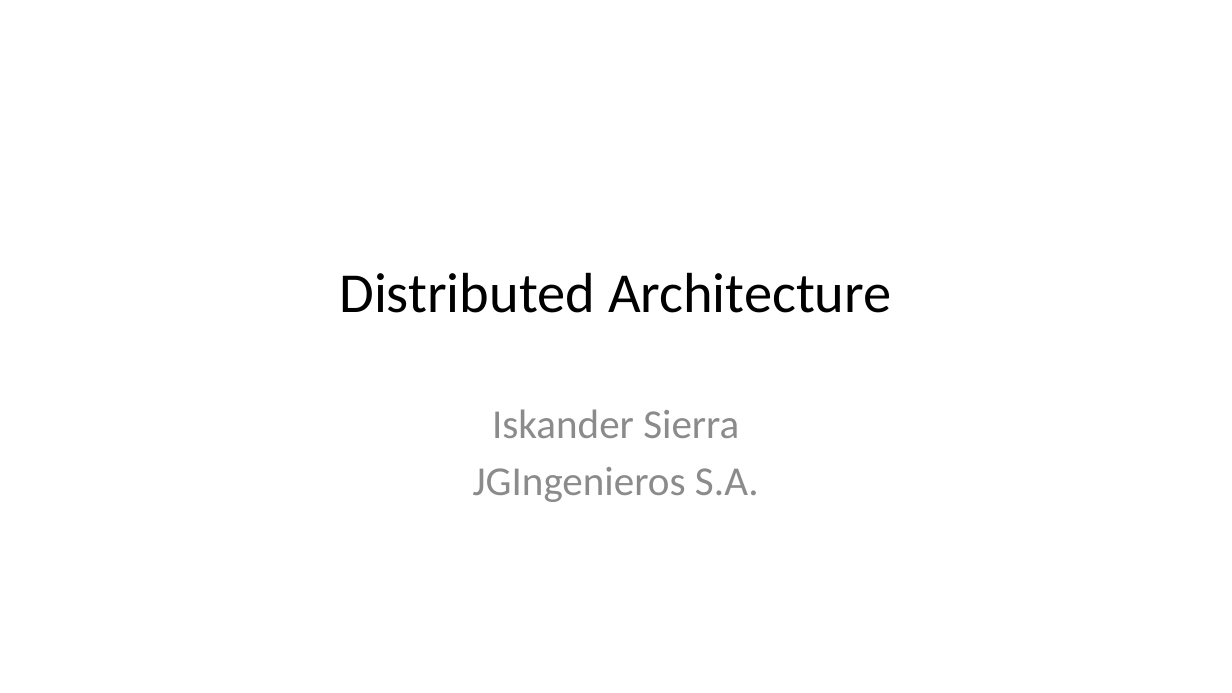
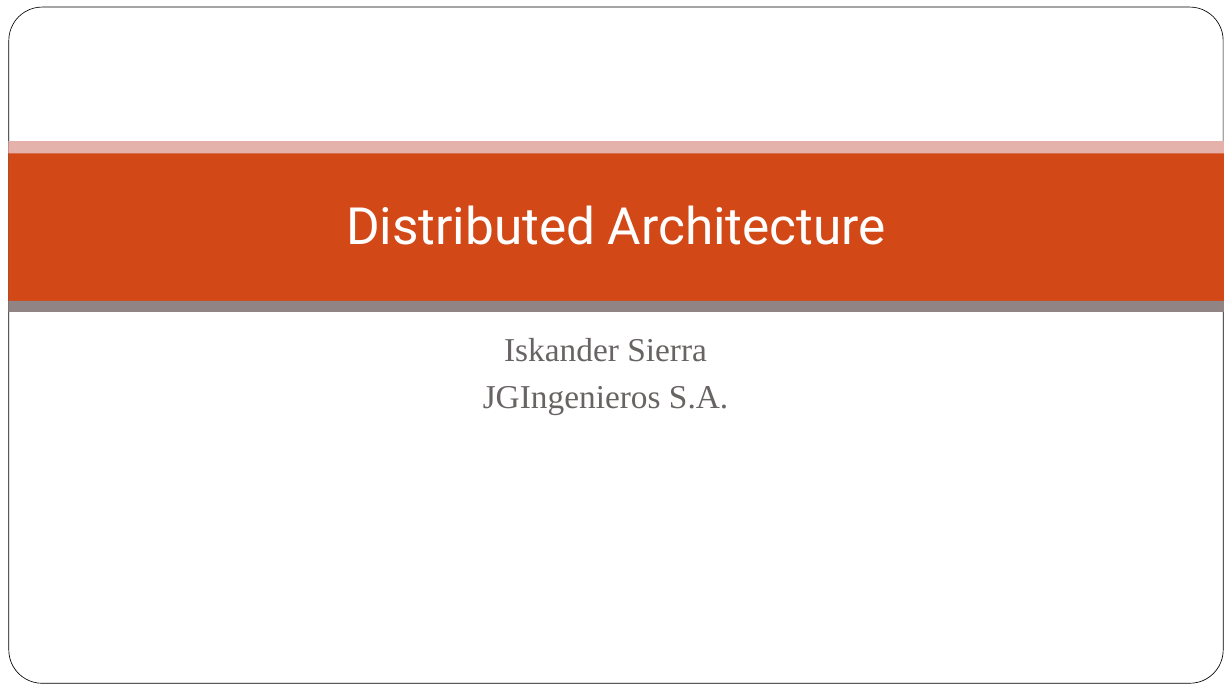
Before and after one commit to iskandersierra/DevSharp, a slide deck: slide 1 of Docs/Distributed Architecture.pptx. Drawn at 1232x693 pixels with LibreOffice and Linux fonts; fonts in the diff are those of the drawing; background and template pictures are left out. Boxes give left, top, right and bottom in pixels: in the first picture for what was removed or moved away, otherwise in the second. Text is boxed around its words. In the diff, an @@ line names an element or a change of style, - is before the commit and + after.

Commit message:
Updated document Distributed Architecture.pptx

```diff
--- a/Docs/Distributed Architecture.pptx
+++ b/Docs/Distributed Architecture.pptx
@@ rounded rectangle added at <box>9,7,1224,684</box>, fill #FFFFFF, outline #000000 0.5 pt @@
@@ rectangle added at <box>8,146,1224,300</box>, fill #D34817 @@
@@ rectangle added at <box>8,141,1224,153</box>, fill #E6B1AC @@
@@ title "Distributed Architecture": place and size @@
-title "Distributed Architecture" at <box>339,272,892,313</box>
+title "Distributed Architecture" at <box>346,205,886,245</box>
@@ title "Distributed Architecture" at <box>346,205,886,245</box>: size 44 to 40 pt, font Calibri to Roboto, text colour #000000 to #FFFFFF @@
@@ rectangle added at <box>8,301,1224,312</box>, fill #918485 @@
@@ subtitle "Iskander Sierra": place and size @@
-subtitle "Iskander Sierra" at <box>473,409,759,502</box>
+subtitle "Iskander Sierra" at <box>483,338,728,415</box>
@@ subtitle "Iskander Sierra" at <box>483,338,728,415</box>: size 32 to 26 pt, font Calibri to Times New Roman, text colour #8C8C8C to #696464 @@
```
Also in this commit, not shown: 13 other slides changed, 9 slides added, 2 slides removed.
